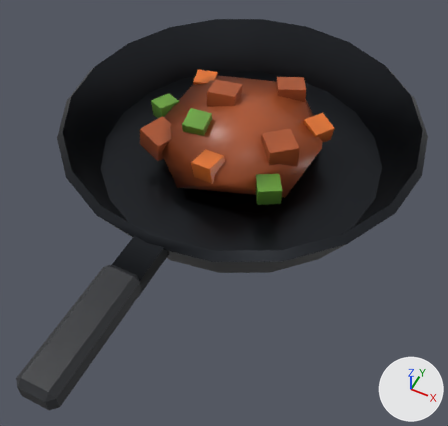
Renders of the glTF model web/public/assets/models/held/pan.glb from each side of a commit.
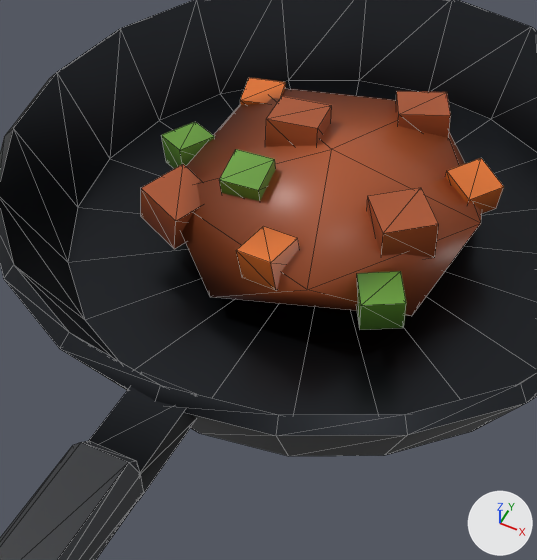
Each version is shown whole from a camera (50 mm lens) standing at (0.155, -0.34, 0.353) and looking at (0.019, -0.069, 0.014), then close up on the part from 14% to 79% of the width and 7% to 77% of the height. Every picture has the same lights, and +X, +Y and +Z are marked at lower right. The first two pictures are the older version. The close-ups show mesh edges as thin lines. Vertices at exactly the same position are counted once.

In view in the first close-up: 'pan'.
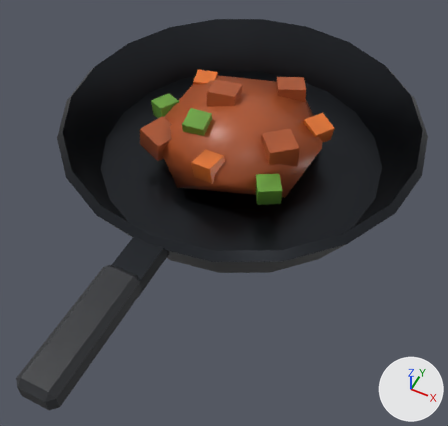
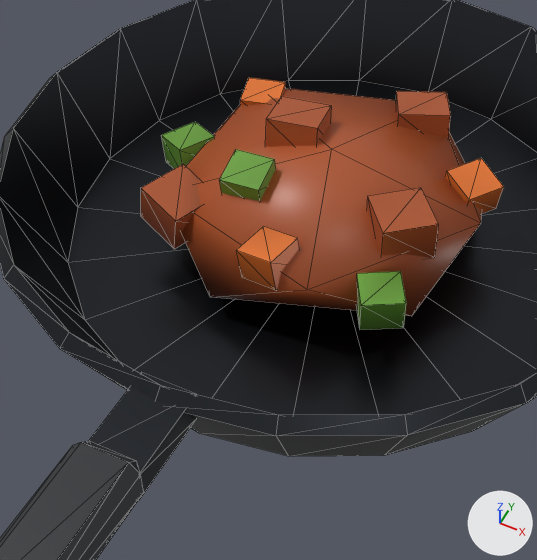
Location of each change, (x1, y1, x2, y2) in pixels of the close-ups (537 x 560 px):
part 1 of me_pan, recoloured
    both: (89, 83, 487, 444)
part 2 of me_pan, recoloured
    both: (98, 83, 487, 474)

The change, as a diff of the scene's bpy script:
```diff
--- a/web/public/assets/models/held/pan.glb.py
+++ b/web/public/assets/models/held/pan.glb.py
@@ me_pan @@
 me_pan.from_pydata(...)  # 206 vertices, 356 faces; spans x -0.14..0.14, y -0.255..0.14, z 0.0..0.061
 # used by ob_pan; location = (0.0, 0.0, 0.0)
+# me_pan part 1: 82 faces centred in x -0.073..0.073, y -0.17..0.073, z 0.009..0.055 are repainted in the vertex colours; the middle colour goes from grey #a5a5a5 to white #ffffff
+# me_pan part 2: 64 faces centred in x -0.071..0.06, y -0.17..0.057, z 0.015..0.047 are repainted in the vertex colours; the middle colour goes from grey #919191 to white #ffffff
 me_pan.materials.append(mat_iron)
```
